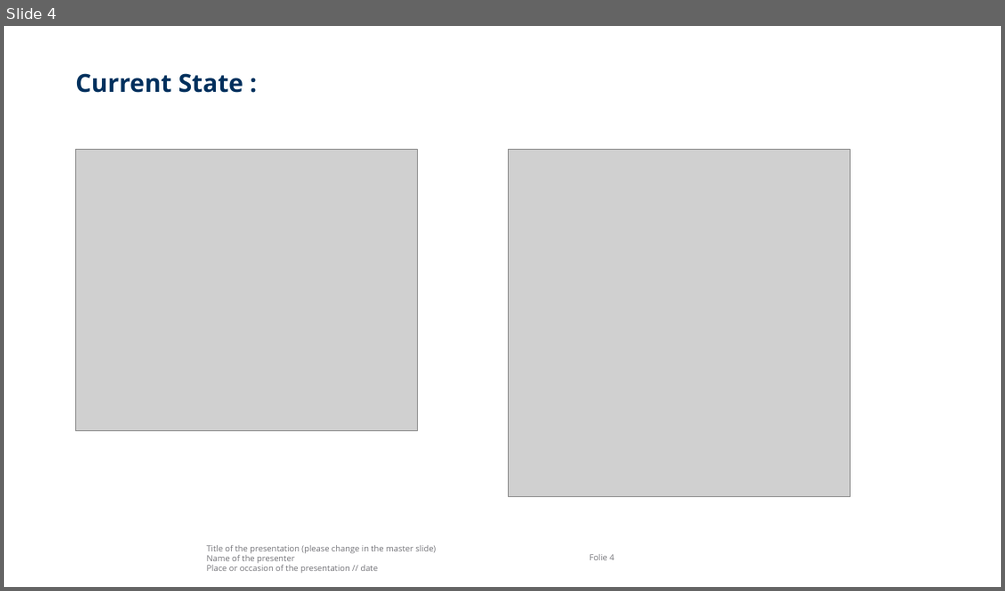
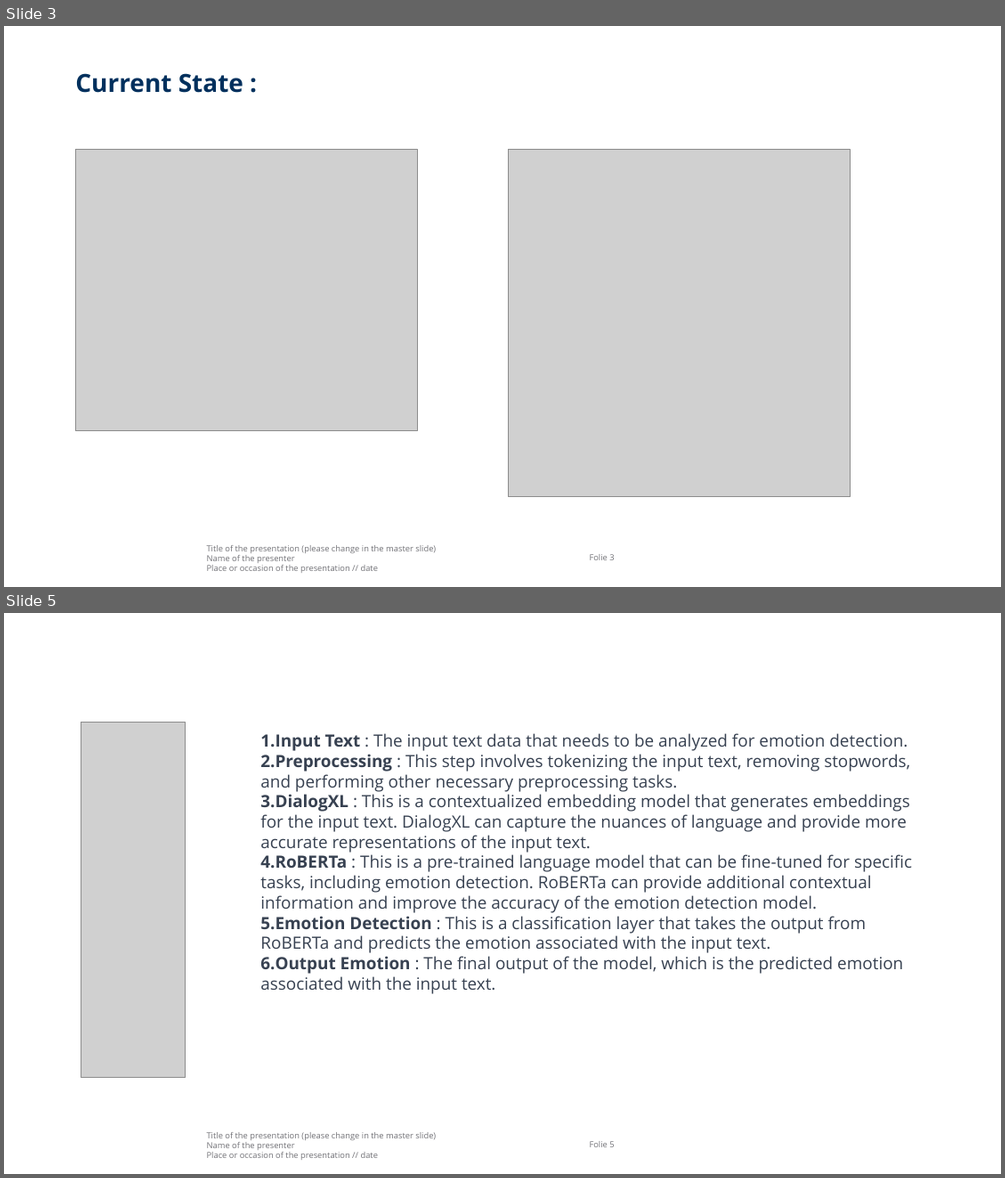
Before and after one commit to kim33/LLMProject_SemEval, a slide deck: LLMProject_SemEval.pptx. Shown one above the other, each under a label of ours: slide 4 before the commit, slides 3 and 5 after it; the slides between them are not shown. The pictures are 1005x591 and 1005x1178 pixels, drawn with LibreOffice and Linux fonts; fonts in the diff are those of the drawing; grey boxes stand for pictures; background and template pictures are left out. Boxes give left, top, right and bottom in pixels: in the first picture for what was removed or moved away, otherwise in the second. Text is boxed around its words. In the diff, an @@ line names an element or a change of style, - is before the commit and + after.

Commit message:
RoBERTa with Optuna

```diff
--- a/LLMProject_SemEval.pptx
+++ b/LLMProject_SemEval.pptx
@@ slide 5 added at (4,613,1001,1174), background #FFFFFF; not listed: 2 template elements that a slide beside it also shows @@
@@ picture added at (81,722,185,1078) @@
@@ text added at (260,733,912,994), 16.2 pt, text #374151 @@
+1. Input Text : The input text data that needs to be analyzed for emotion detection.
+2. Preprocessing : This step involves tokenizing the input text, removing stopwords, and performing other necessary preprocessing tasks.
+3. DialogXL : This is a contextualized embedding model that generates embeddings for the input text. DialogXL can capture the nuances of language and provide more accurate representations of the input text.
+4. RoBERTa : This is a pre-trained language model that can be fine-tuned for specific tasks, including emotion detection. RoBERTa can provide additional contextual information and improve the accuracy of the emotion detection model.
+5. Emotion Detection : This is a classification layer that takes the output from RoBERTa and predicts the emotion associated with the input text.
+6. Output Emotion : The final output of the model, which is the predicted emotion associated with the input text.
@@ what was slide 4 is now slide 3 @@
@@ page number at (590,554,614,560): text changed @@
-Folie 4
+Folie 3
```
Also in this commit, not shown: 2 other slides added, 3 other files.
